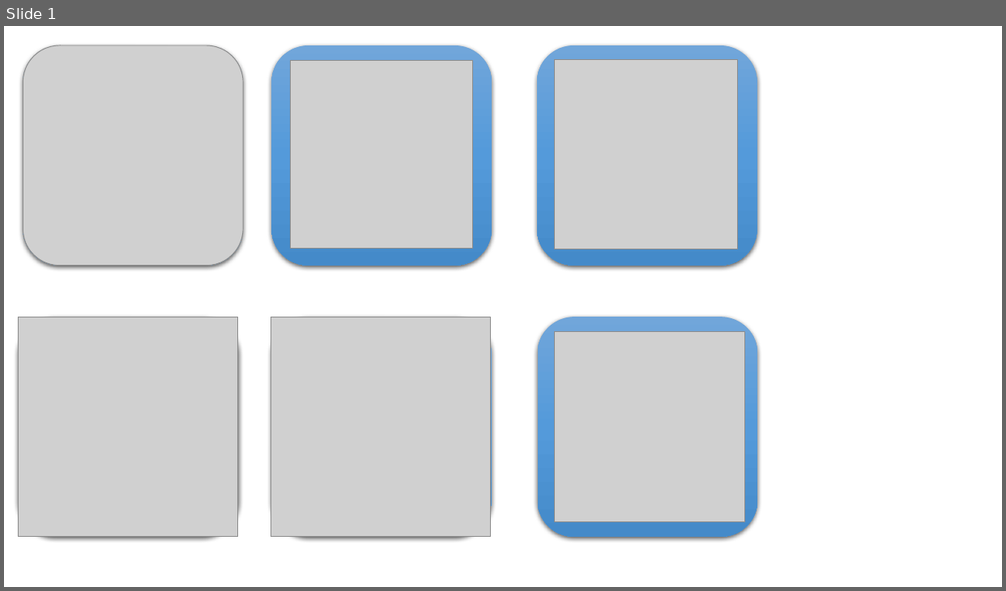
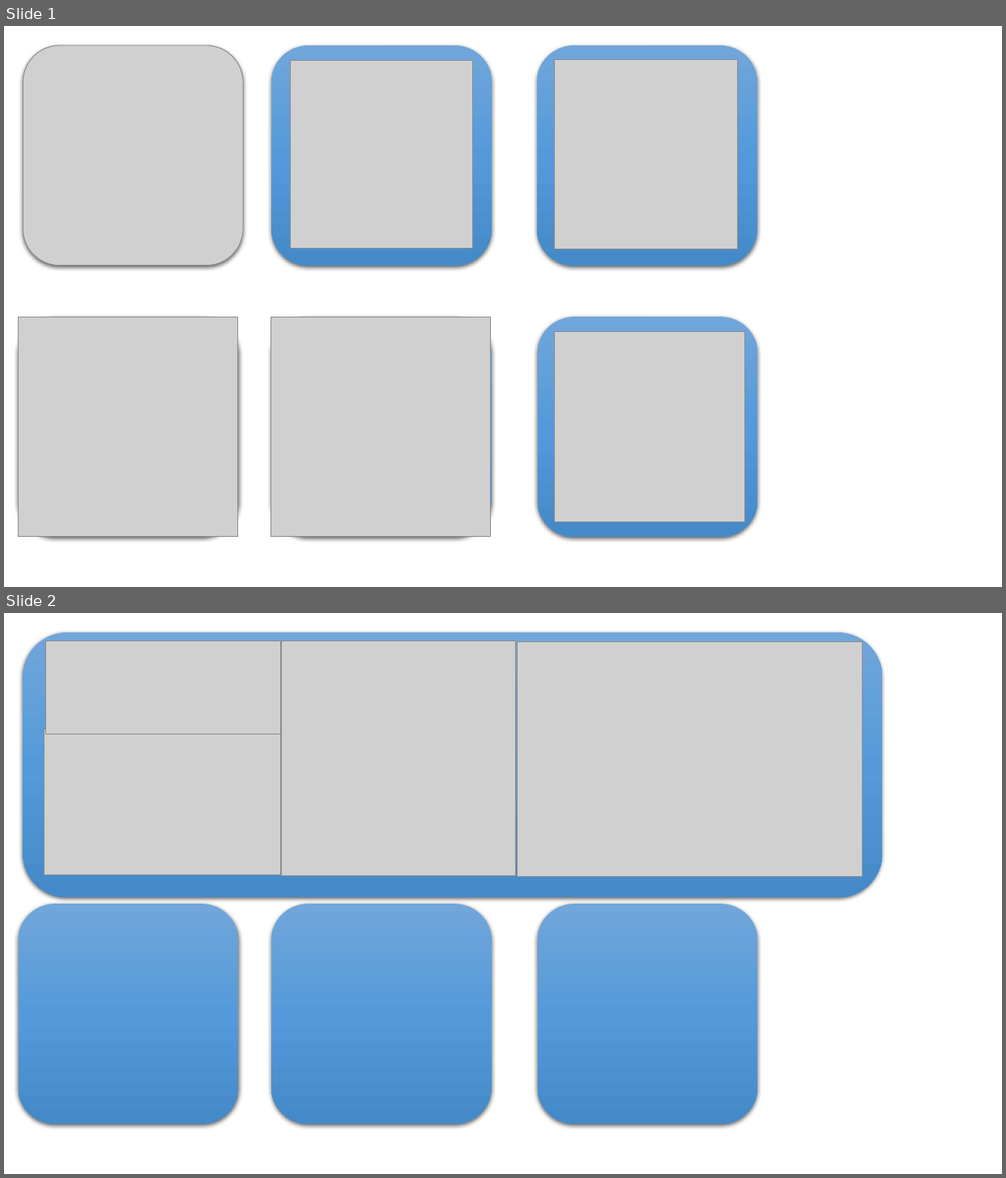
Before and after one commit to AngryBirdTeam/SkillMatrix, a slide deck: 03_DOCUMENTS/Icons.pptx. Shown one above the other, each under a label of ours: slide 1 before the commit, slides 1 and 2 after it. The pictures are 1006x591 and 1006x1178 pixels, drawn with LibreOffice and Linux fonts; fonts in the diff are those of the drawing; grey boxes stand for pictures. Boxes give left, top, right and bottom in pixels: in the first picture for what was removed or moved away, otherwise in the second. Text is boxed around its words. In the diff, an @@ line names an element or a change of style, - is before the commit and + after.

Commit message:
updated icons

```diff
--- a/03_DOCUMENTS/Icons.pptx
+++ b/03_DOCUMENTS/Icons.pptx
@@ slide 2 added at (4, 613, 1002, 1174), background #FFFFFF @@
@@ group added at (23, 632, 882, 897): 4 pictures, 1 rounded rectangle @@
@@ rounded rectangle added at (19, 905, 238, 1124), fill gradient #71A6DB to #559BDB to #448ACA @@
@@ rounded rectangle added at (271, 905, 492, 1124), fill gradient #71A6DB to #559BDB to #448ACA @@
@@ rounded rectangle added at (538, 905, 758, 1124), fill gradient #71A6DB to #559BDB to #448ACA @@
```
